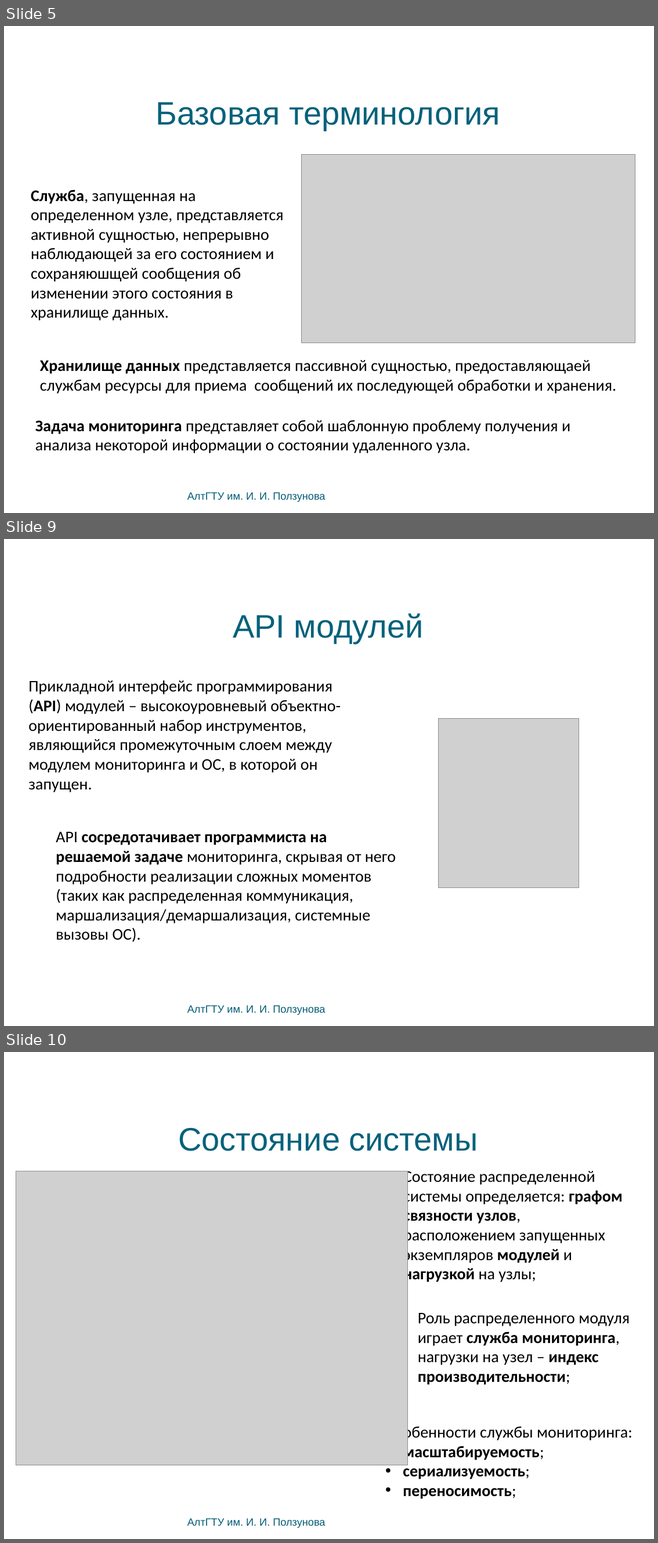
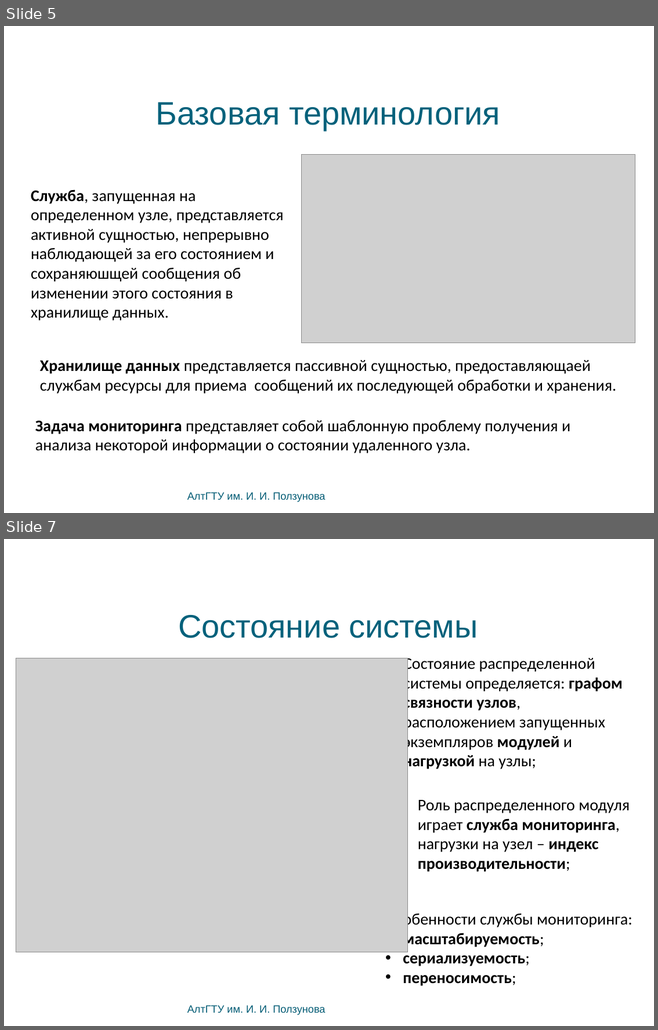
Before and after one commit to bluerain/snoopy, a slide deck: diploma/trunk/ppt/kostyukov.pptx. Shown one above the other, each under a label of ours: slides 5, 9 and 10 before the commit, slides 5 and 7 after it; the slides between them are not shown. The pictures are 658x1543 and 658x1030 pixels, drawn with LibreOffice and Linux fonts; fonts in the diff are those of the drawing; grey boxes stand for pictures; background and template pictures are left out. Boxes give left, top, right and bottom in pixels: in the first picture for what was removed or moved away, otherwise in the second. Text is boxed around its words. In the diff, an @@ line names an element or a change of style, - is before the commit and + after.

```diff
--- a/diploma/trunk/ppt/kostyukov.pptx
+++ b/diploma/trunk/ppt/kostyukov.pptx
@@ slide 9 removed at (4,539,654,1026), background picture (left out) @@
@@ text removed at (233,613,423,643) @@
-API модулей
@@ text removed at (28,681,340,792) @@
-Прикладной интерфейс программирования (API) модулей – высокоуровневый объектно-ориентированный набор инструментов, являющийся промежуточным слоем между модулем мониторинга и ОС, в которой он запущен.
@@ picture removed at (438,718,579,888) @@
@@ text removed at (56,832,396,942) @@
-API сосредотачивает программиста на
-решаемой задаче мониторинга, скрывая от него подробности реализации сложных моментов (таких как распределенная коммуникация, маршализация/демаршализация, системные вызовы ОС).
@@ text removed at (187,1005,325,1015) @@
-АлтГТУ им. И. И. Ползунова
@@ what was slide 10 is now slide 7 @@
```
Also in this commit, not shown: 9 slides changed, 6 other slides removed, 10 other files.
